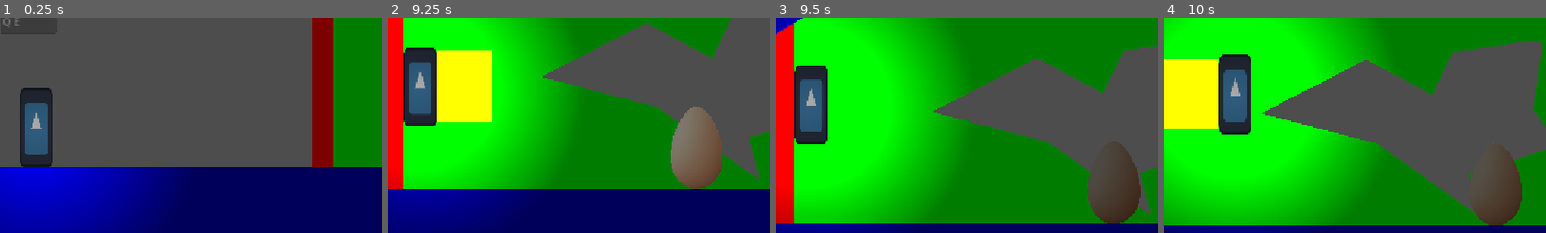
Above: before the commit, frames 1-4 (left to right).
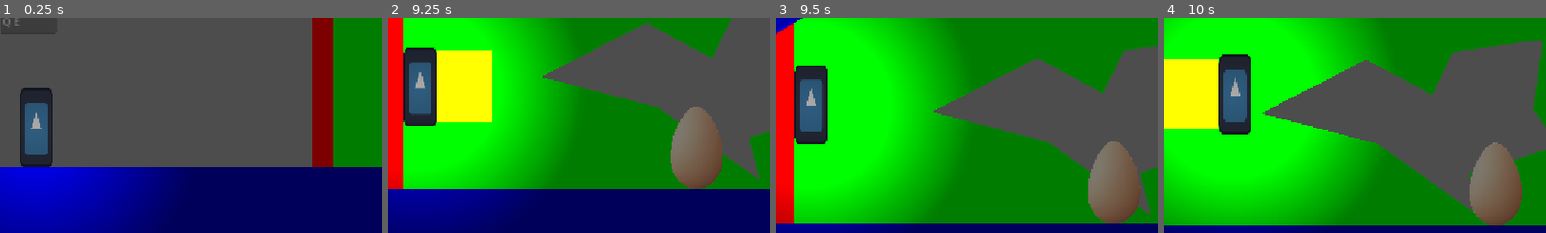
Above: after the commit, the same moments.

Repository: Triopking/Beat-Them-Up
Game: Godot game, scene res://Scenes/first_level_backup.tscn
Two runs of this game, one before a commit and one after it. Both use one fixed random seed, a clock stepped at 60 frames per second and the inputs below. This scene is started directly instead of the project's main scene. The engine's default icon, where the game draws it, is replaced by a stand-in: a white triangle on a blue panel in a dark square.
Inputs:
- Up to frame 1 (0.25 s): no input
- Up to frame 2 (9.25 s): hold Q (AttackL) 0.53-1.28 s; hold D (Right) 0.53-2.03 s; tap Space (Jump) at 0.77, 1.52, 3.02, 3.77, 4.52, 6.02, 6.77, 7.52, 9.02 s; tap E (AttackR) at 1.35, 5.85 s; hold Shift (Sprint) 2.03-2.78 s; hold Left (Left) 2.03-4.28 s; tap Q (AttackL) at 2.85, 7.35 s; hold E (AttackR) 3.53-4.28 s; hold D (Right) 4.28-8.03 s; tap Shift (Sprint) at 4.35, 8.85 s; hold Q (AttackL) 5.03-5.78 s; hold Shift (Sprint) 6.53-7.28 s; hold E (AttackR) 8.03-8.78 s; hold Left (Left) from 8.03 s (still down)
- Up to frame 3 (9.5 s): keep holding Left (Left)
- Up to frame 4 (10 s): release Left (Left) at 9.53 s; hold D (Right) from 9.53 s (still down); hold Q (AttackL) from 9.53 s (still down); tap Space (Jump) at 9.77 s
The pictures show only the part of the screen within x 45-95%, y 46-96%; the shares and areas given below are measured in that part.

Frames 1-2 are identical in both runs. In frame 3, 4.0% of the frame differs, in the area x 81-96%, y 57-96%; in frame 4, 4.0%, in the area x 80-94%, y 57-97%.

Commit message:
timers fixed

Diff:
--- a/mechanic-gaunlet/Scenes/Enemy.tscn
+++ b/mechanic-gaunlet/Scenes/Enemy.tscn
@@ -90,7 +90,7 @@
 debug_path_custom_color = Color(1, 0, 0, 1)
 
 [node name="Invincibility" type="Timer" parent="." unique_id=1710537782]
-wait_time = 0.4
+one_shot = true
 
 [node name="AnimationPlayer" type="AnimationPlayer" parent="." unique_id=1593015839]
 libraries/ = SubResource("AnimationLibrary_kpr8r")
--- a/mechanic-gaunlet/Scripts/enemy.gd
+++ b/mechanic-gaunlet/Scripts/enemy.gd
@@ -13,6 +13,8 @@
 
 #timers
 @onready var invincibility: Timer = $Invincibility
+
+var current_inv = false
 
 #speed and gravity
 const SPEED = 10000.0
@@ -30,6 +32,7 @@
 	elif rdirection == 1:
 		direction = 1
 
+
 func _physics_process(delta: float) -> void:
 	#if enemy has no health left
 	if health == 0:
@@ -40,16 +43,13 @@
 		velocity += get_gravity() * delta
 
 	#when it is hit
-	if hit == true:
+	if hit == true and not current_inv:
 		health =- 1
 		$Area2D/CollisionShape2D.disabled = true
 		$AnimationPlayer.play("vulnerable")
+		current_inv = true
 		invincibility.start()
-	elif hit == false:
-		print("wingus")
-		$AnimationPlayer.play("RESET")
 
-		$Area2D/CollisionShape2D.disabled = false
 
 	#when the raycasts on the left detect something, it would switch directions
 	if not left_down.is_colliding() or leftup.is_colliding():
@@ -73,3 +73,7 @@
 
 func _on_invincibility_timeout() -> void:
 	hit = false
+	current_inv = false
+	$AnimationPlayer.play("RESET")
+	$Area2D/CollisionShape2D.disabled = false
+	print("egg")
